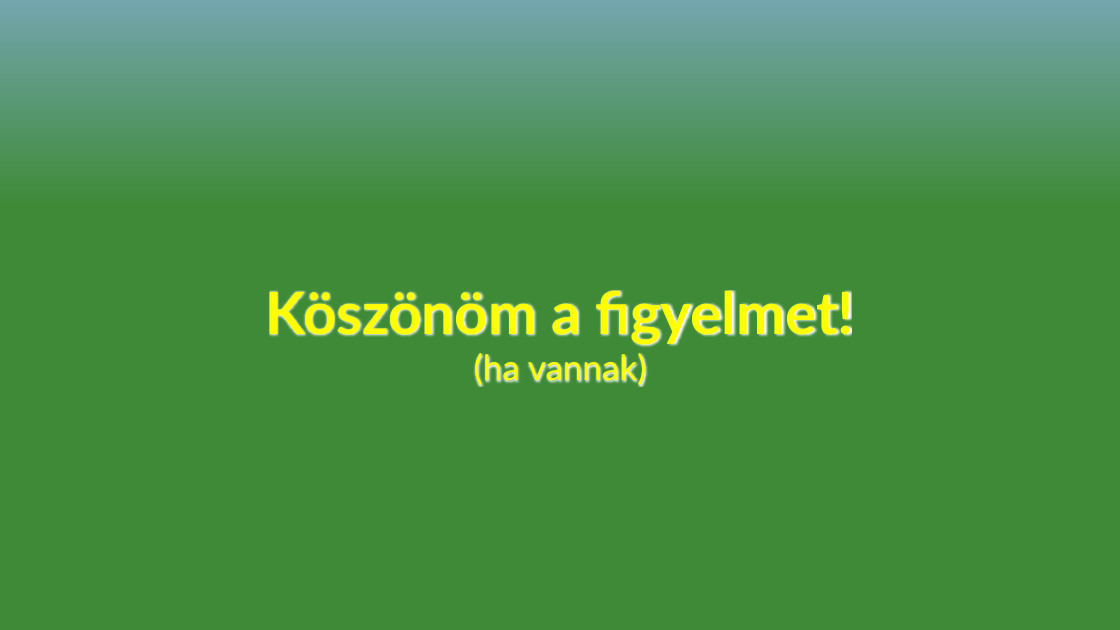
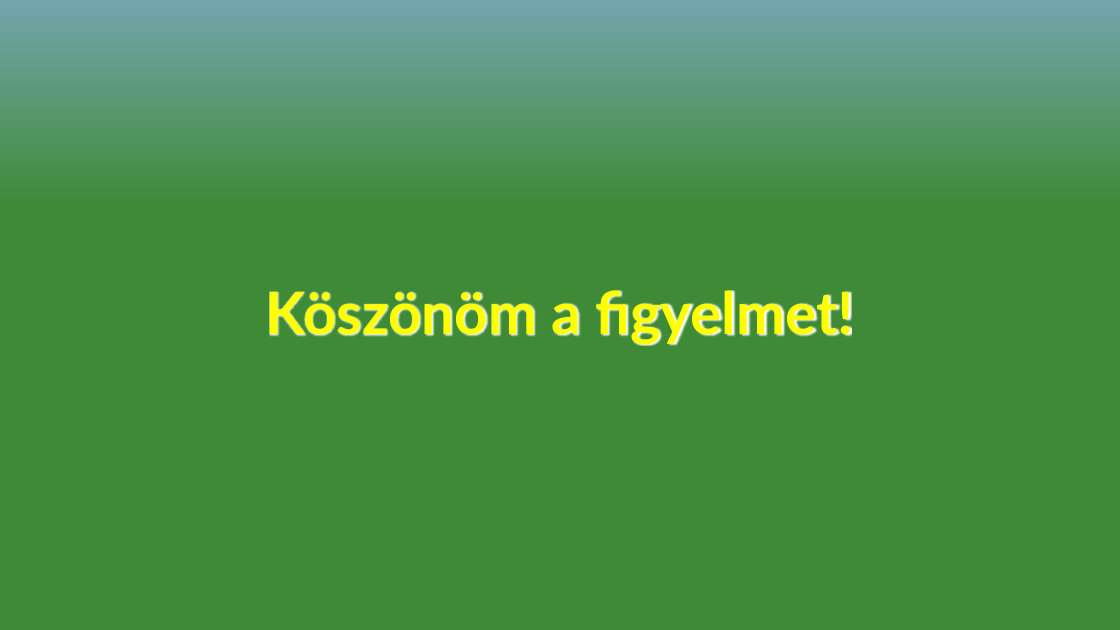
Before and after one commit to BLevente2/BearGame, a slide deck: slide 8 of PPT/BeaverGamePPT.pptx. Drawn at 1120x630 pixels with LibreOffice and Linux fonts; fonts in the diff are those of the drawing. Boxes give left, top, right and bottom in pixels: in the first picture for what was removed or moved away, otherwise in the second. Text is boxed around its words. In the diff, an @@ line names an element or a change of style, - is before the commit and + after.

Commit message:
Fix

```diff
--- a/PPT/BeaverGamePPT.pptx
+++ b/PPT/BeaverGamePPT.pptx
@@ text at (474, 353, 647, 387): paragraph removed @@
-(ha vannak)
```
